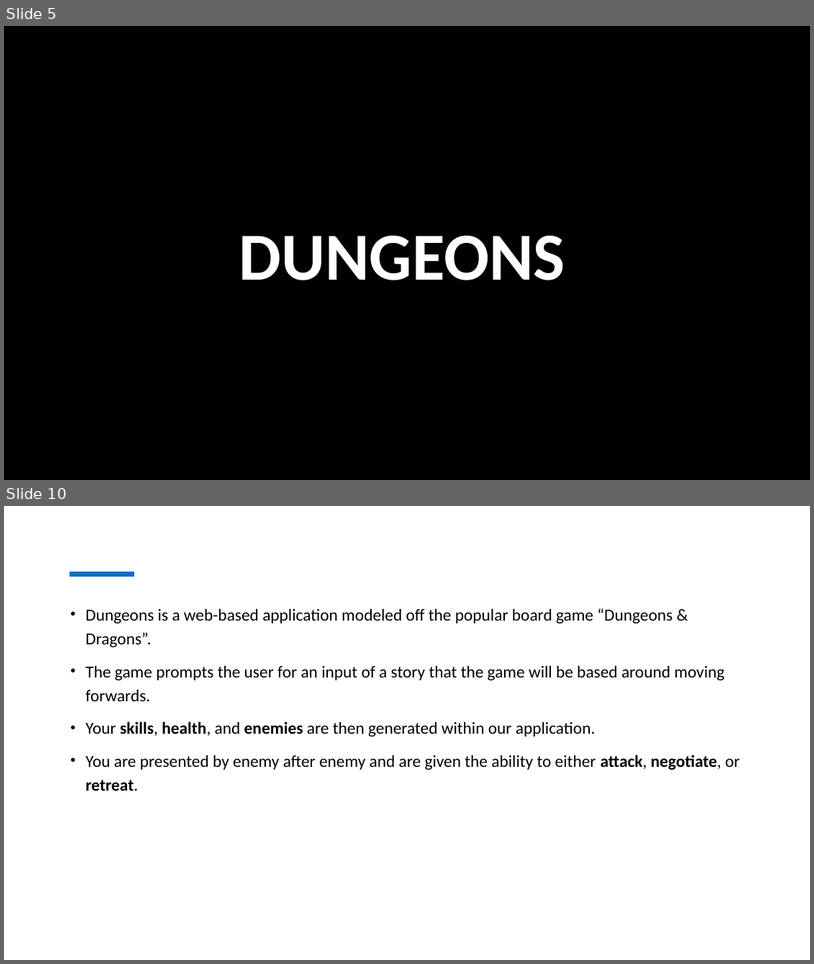
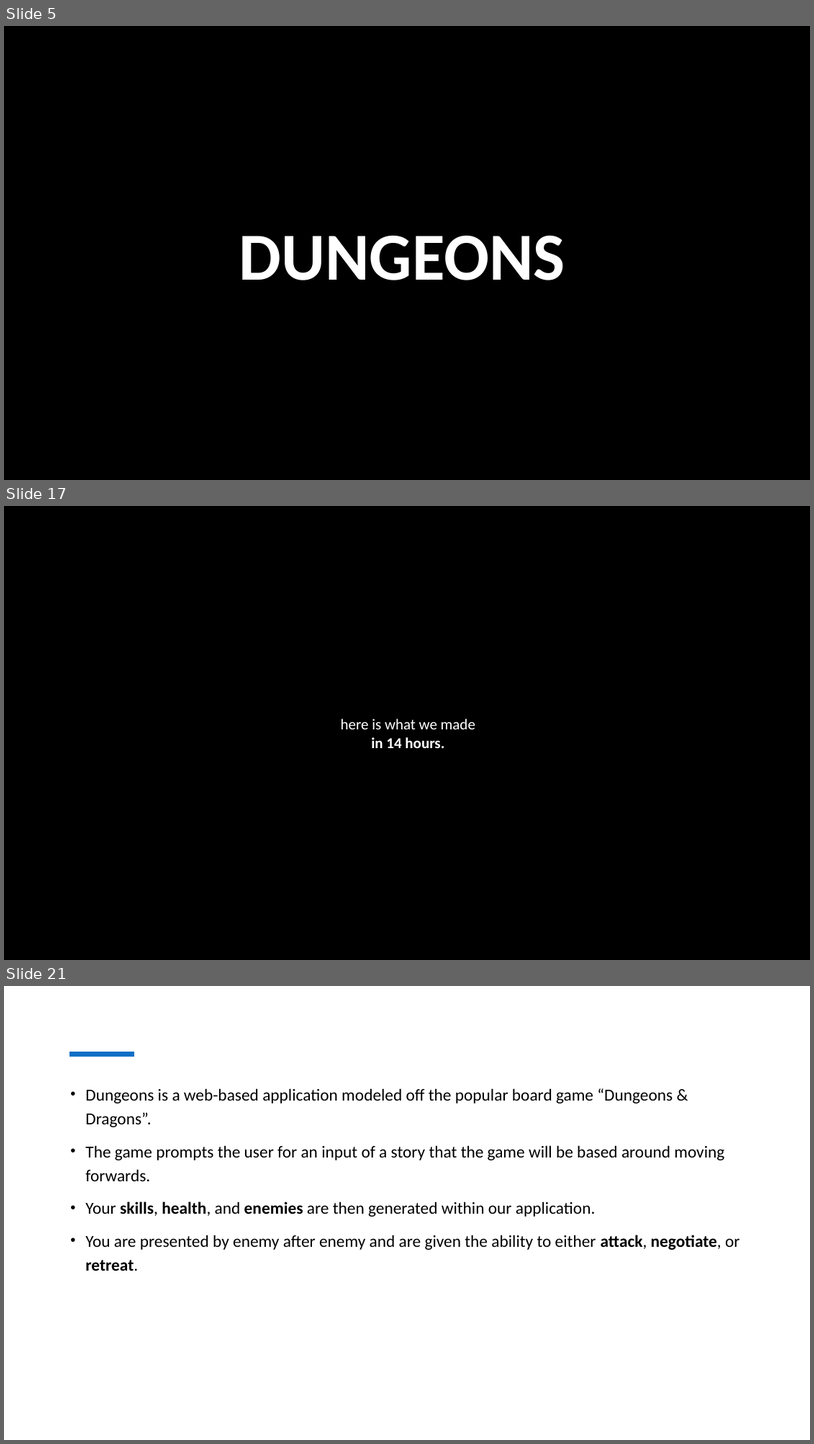
Before and after one commit to corbinmgraham/dungeons, a slide deck: Presentation.pptx. Shown one above the other, each under a label of ours: slides 5 and 10 before the commit, slides 5, 17 and 21 after it; the slides between them are not shown. The pictures are 814x964 and 814x1444 pixels, drawn with LibreOffice and Linux fonts; fonts in the diff are those of the drawing. Boxes give left, top, right and bottom in pixels: in the first picture for what was removed or moved away, otherwise in the second. Text is boxed around its words. In the diff, an @@ line names an element or a change of style, - is before the commit and + after.

```diff
--- a/Presentation.pptx
+++ b/Presentation.pptx
@@ slide 17 added at (x1=4, y1=506, x2=810, y2=960), background #FFFFFF @@
@@ rectangle added at (x1=4, y1=506, x2=810, y2=960), fill #000000, 18 pt, text #FFFFFF @@
+here is what we made
+in 14 hours.
@@ what was slide 10 is now slide 21 @@
```
Also in this commit, not shown: 4 slides changed, 11 other slides added, 1 slide removed.
